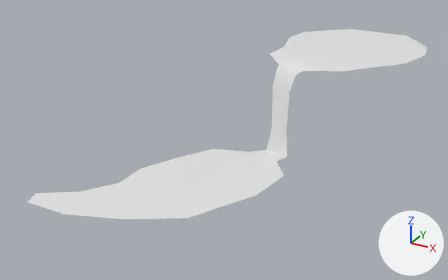
Before and after pictures for a commit that changed the OBJ model game/assets/uniques/lower-lake.obj.
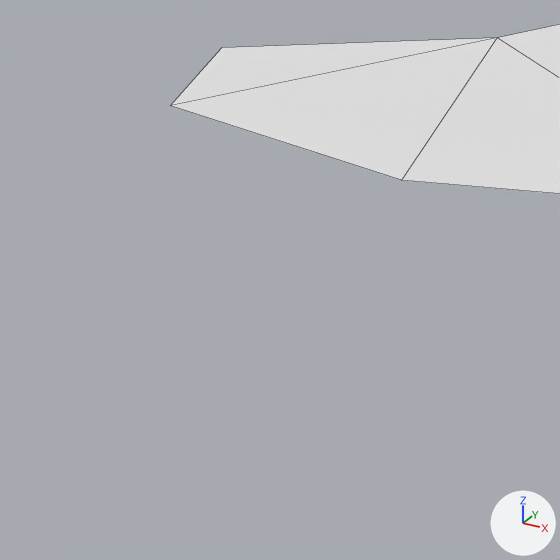
Each version is shown whole from a 50 mm camera at (2.57, -8.1, 2.42) aimed at (-1.28, -1.11, -1.08), then close up on the part from 0% to 20% of the width and 66% to 98% of the height. Lighting does not change. The marker at lower right points along +X, +Y and +Z. The close-ups show mesh edges as thin lines. Where no turn or scale is listed for an object, it has been applied to the vertices.

The first close-up shows 'Lower_Lake_Plane'.
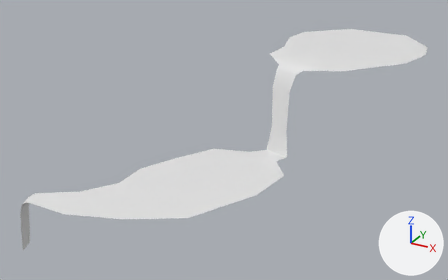
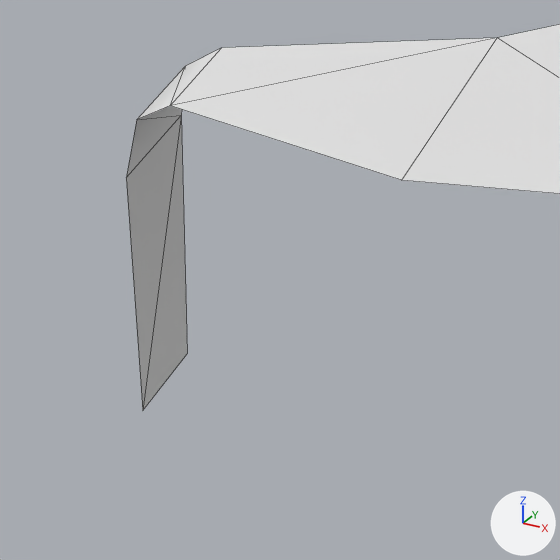
The change, as JSON lines over the scene's bpy script:
```json
{"block": "me_lower_lake_plane", "where": "me_lower_lake_plane.from_pydata(...)  # 34 vertices, 32 faces; spans x -2.78..0.96, y -3.47..1.69, z -1.29..0.0"}
{"block": "me_lower_lake_plane", "where": "# used by ob_lower_lake_plane; location = (0.0, 0.0, 0.0)"}
{"block": "me_lower_lake_plane", "where": "# verts and faces of me_lower_lake_plane; kept vertices keep their numbers, new ones are numbered from 34"}
{"block": "me_lower_lake_plane", "where": "# before: 32 (-2.69, -3.47, -1.29) at pixel (170, 105), 33 (-2.78, -3.25, -1.29) at pixel (221, 47)"}
{"block": "me_lower_lake_plane", "change": "me_lower_lake_plane part 1"}
{"op": "add", "block": "me_lower_lake_plane", "code": "verts[34] = (-2.77, -3.49, -1.34)  # pixel (136, 119)"}
{"op": "add", "block": "me_lower_lake_plane", "code": "verts[35] = (-2.85, -3.29, -1.34)  # pixel (185, 66)"}
{"op": "add", "block": "me_lower_lake_plane", "code": "verts[36] = (-2.8, -3.52, -1.46)  # pixel (126, 177)"}
{"op": "add", "block": "me_lower_lake_plane", "code": "verts[37] = (-2.88, -3.28, -1.46)  # pixel (181, 115)"}
{"op": "add", "block": "me_lower_lake_plane", "code": "verts[38] = (-2.85, -3.52, -2.02)  # pixel (142, 410)"}
{"op": "add", "block": "me_lower_lake_plane", "code": "verts[39] = (-2.92, -3.32, -2.02)  # pixel (187, 353)"}
{"op": "add", "block": "me_lower_lake_plane", "code": "faces += [(32, 33, 35), (34, 35, 37), (37, 39, 38), (32, 35, 34), (34, 37, 36), (36, 37, 38)]"}
```

Boxes (x1, y1, x2, y2) around the edits, measured in the close-ups (560 x 560 px):
```json
{"object": "Lower_Lake_Plane", "change": "reshaped", "before": [170, 24, 560, 194], "after": [126, 24, 560, 409]}
{"part": 1, "of": "me_lower_lake_plane", "change": "added", "after": [126, 48, 221, 409]}
```
